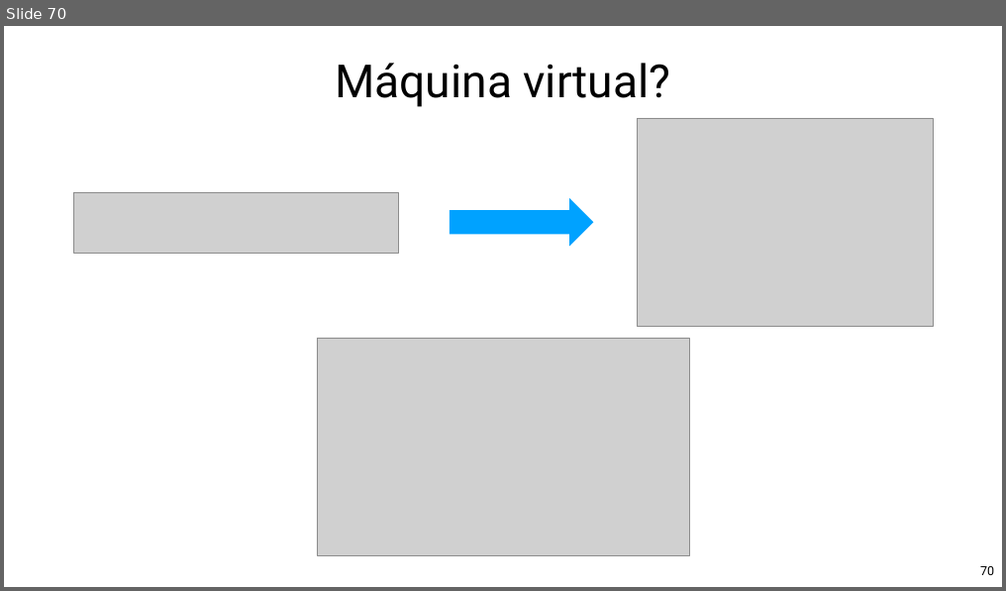
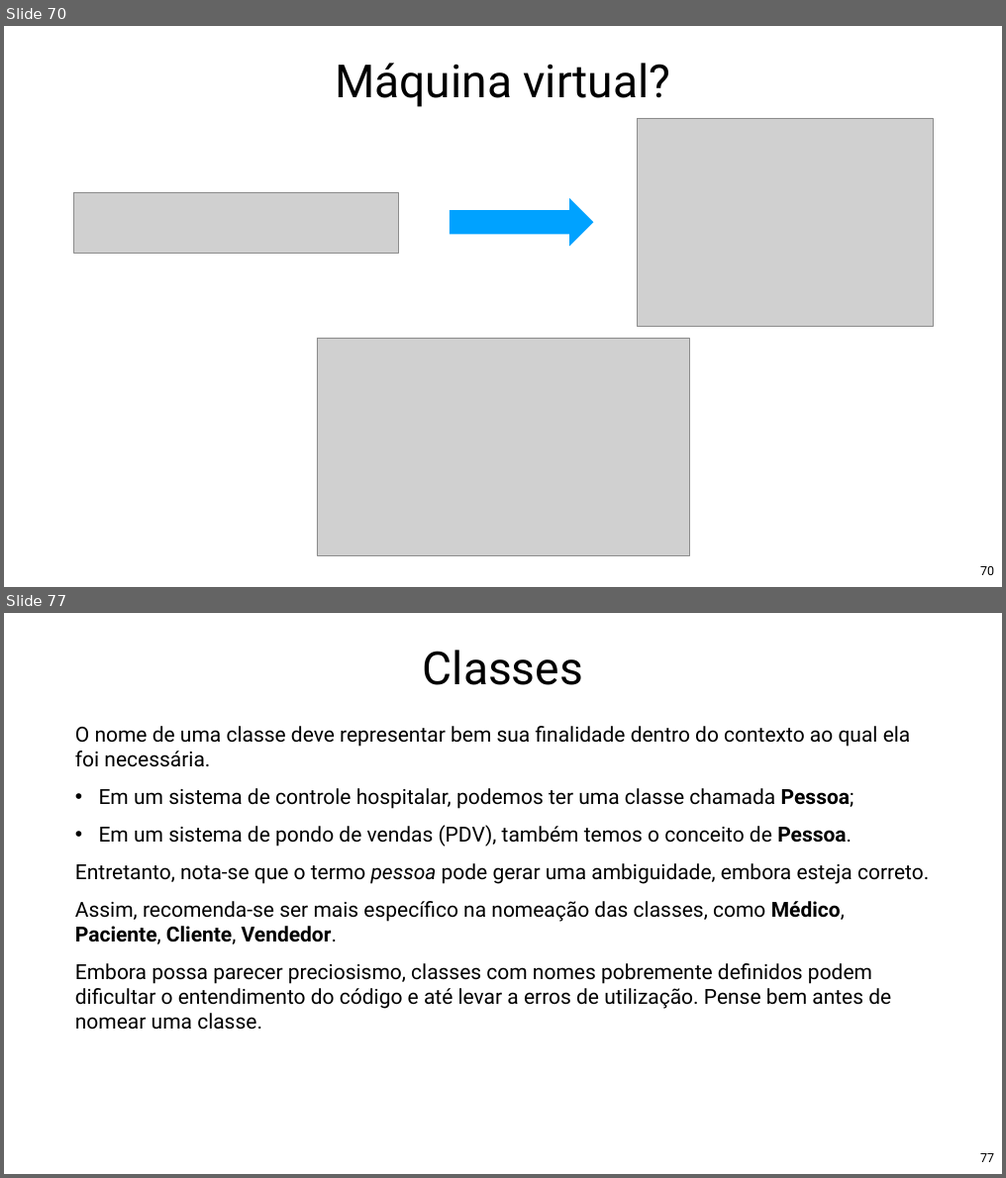
Before and after one commit to Pedrorocha13/2021.1-progoo, a slide deck: materiais/slides.pptx. Shown one above the other, each under a label of ours: slide 70 before the commit, slides 70 and 77 after it; the slides between them are not shown. The pictures are 1006x591 and 1006x1178 pixels, drawn with LibreOffice and Linux fonts; fonts in the diff are those of the drawing; grey boxes stand for pictures; background and template pictures are left out. Boxes give left, top, right and bottom in pixels: in the first picture for what was removed or moved away, otherwise in the second. Text is boxed around its words. In the diff, an @@ line names an element or a change of style, - is before the commit and + after.

```diff
--- a/materiais/slides.pptx
+++ b/materiais/slides.pptx
@@ slide 77 added at <box>4,613,1002,1174</box>, background picture (left out) @@
@@ title added at <box>423,650,583,685</box>, 88 pt, text #000000 @@
+Classes
@@ text added at <box>75,726,929,1030</box>, 40 pt, text #000000 @@
+O nome de uma classe deve representar bem sua finalidade dentro do contexto ao qual ela foi necessária.
+• Em um sistema de controle hospitalar, podemos ter uma classe chamada Pessoa;
+• Em um sistema de pondo de vendas (PDV), também temos o conceito de Pessoa.
+Entretanto, nota-se que o termo pessoa pode gerar uma ambiguidade, embora esteja correto.
+Assim, recomenda-se ser mais específico na nomeação das classes, como Médico, Paciente, Cliente, Vendedor.
+Embora possa parecer preciosismo, classes com nomes pobremente definidos podem dificultar o entendimento do código e até levar a erros de utilização. Pense bem antes de nomear uma classe.
@@ page number added at <box>980,1154,994,1162</box>, 24 pt, text #000000 @@
+77
```
Also in this commit, not shown: 25 slides changed, 17 other slides added, 1 other file.
